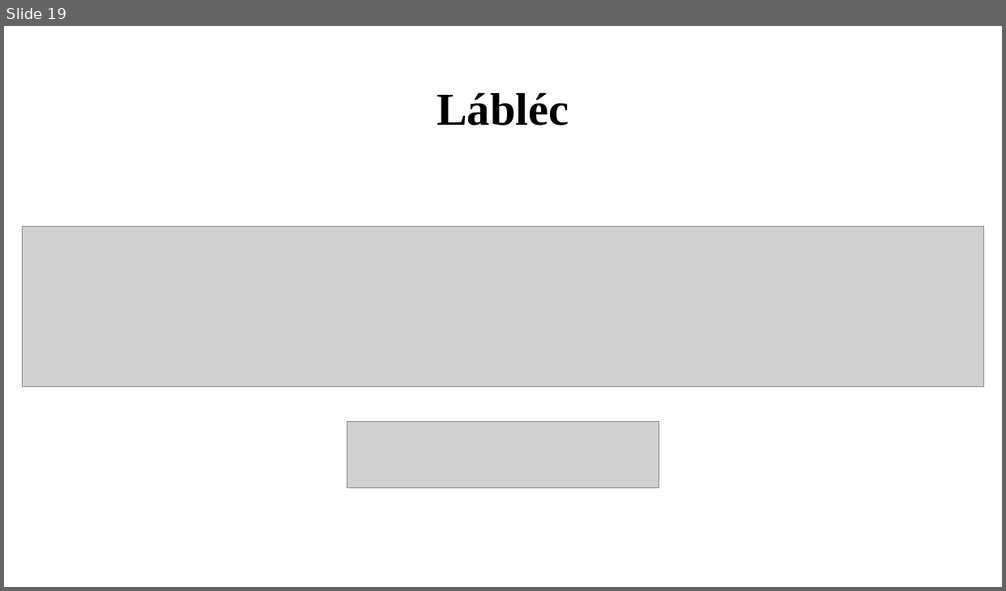
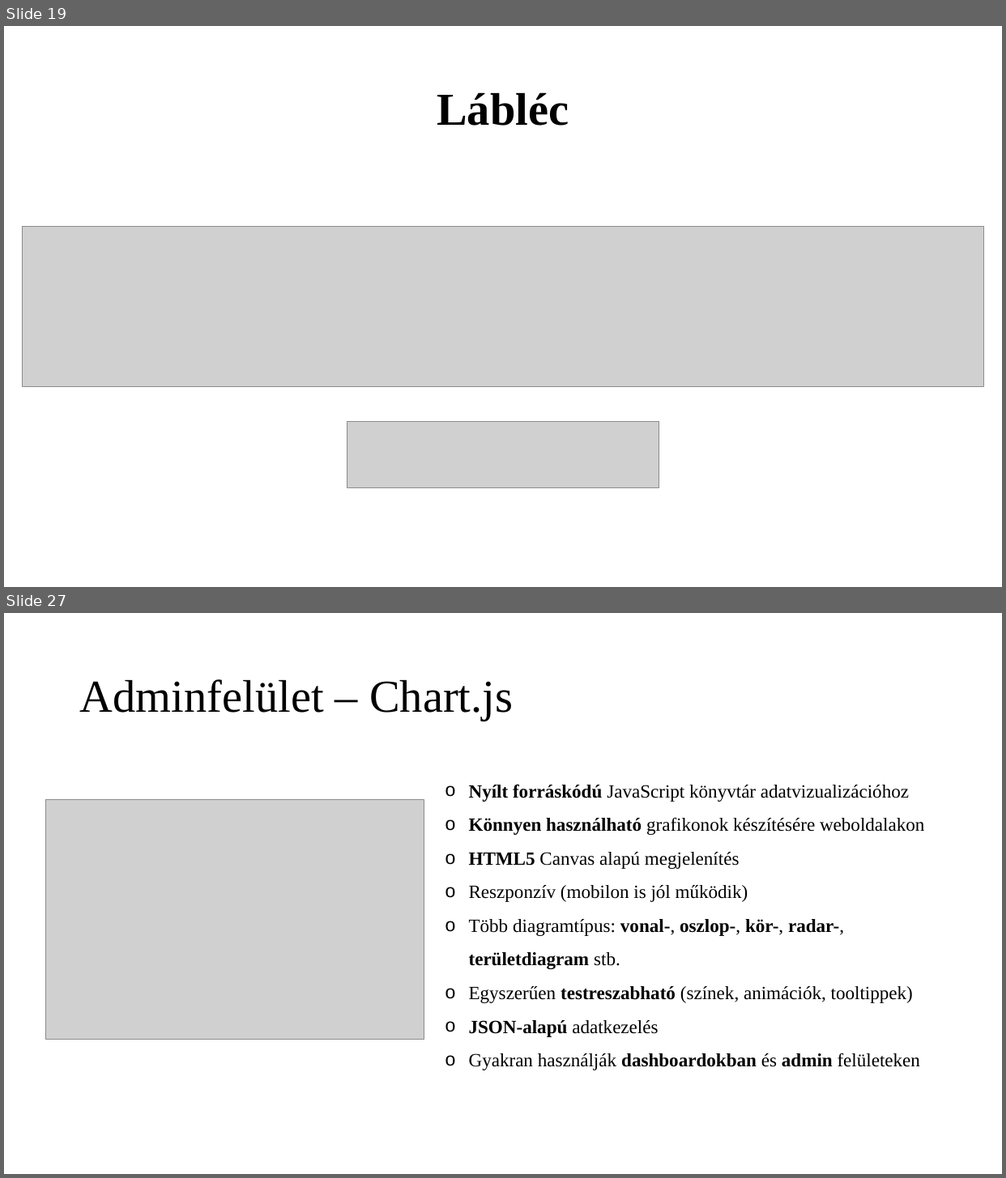
Before and after one commit to K0RN3L07/ParKing, a slide deck: Dokumentumok/ParKing-prezentacio.pptx. Shown one above the other, each under a label of ours: slide 19 before the commit, slides 19 and 27 after it; the slides between them are not shown. The pictures are 1006x591 and 1006x1178 pixels, drawn with LibreOffice and Linux fonts; fonts in the diff are those of the drawing; grey boxes stand for pictures. Boxes give left, top, right and bottom in pixels: in the first picture for what was removed or moved away, otherwise in the second. Text is boxed around its words. In the diff, an @@ line names an element or a change of style, - is before the commit and + after.

```diff
--- a/Dokumentumok/ParKing-prezentacio.pptx
+++ b/Dokumentumok/ParKing-prezentacio.pptx
@@ slide 27 added at (4, 613, 1002, 1174), background #FFFFFF @@
@@ title added at (80, 679, 513, 721), 44 pt, text #000000 @@
+Adminfelület – Chart.js
@@ picture added at (46, 799, 424, 1039) @@
@@ text added at (469, 784, 924, 1071), 18 pt, text #000000 @@
+o Nyílt forráskódú JavaScript könyvtár adatvizualizációhoz
+o Könnyen használható grafikonok készítésére weboldalakon
+o HTML5 Canvas alapú megjelenítés
+o Reszponzív (mobilon is jól működik)
+o Több diagramtípus: vonal-, oszlop-, kör-, radar-, területdiagram stb.
+o Egyszerűen testreszabható (színek, animációk, tooltippek)
+o JSON-alapú adatkezelés
+o Gyakran használják dashboardokban és admin felületeken
```
Also in this commit, not shown: 1 slide changed, 9 other slides added.
